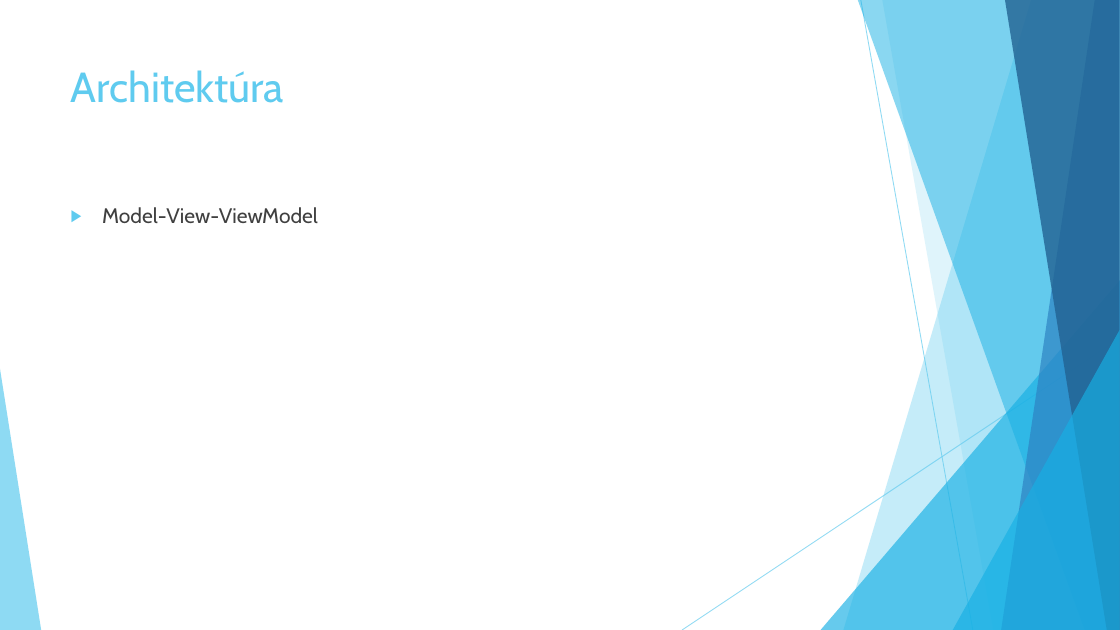
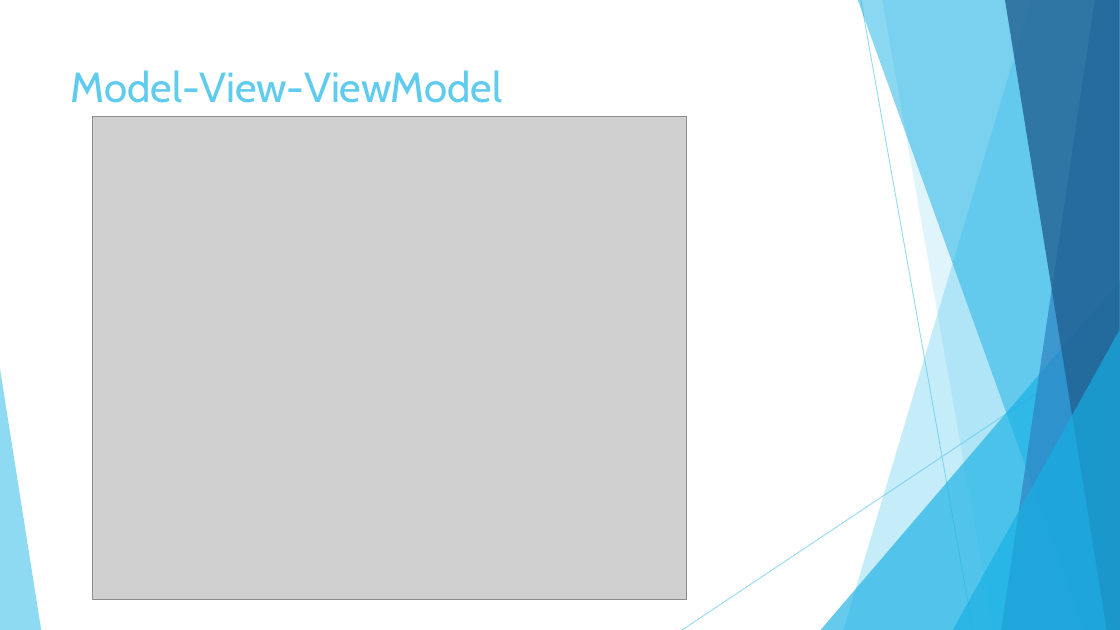
Before and after one commit to Maxtr0n/ShoppingListAndroid, a slide deck: slide 5 of bemutato.pptx (slide 3 before the commit). Drawn at 1120x630 pixels with LibreOffice and Linux fonts; fonts in the diff are those of the drawing; grey boxes stand for pictures. Boxes give left, top, right and bottom in pixels: in the first picture for what was removed or moved away, otherwise in the second. Text is boxed around its words. In the diff, an @@ line names an element or a change of style, - is before the commit and + after.

Commit message:
Presentation work

```diff
--- a/bemutato.pptx
+++ b/bemutato.pptx
@@ title at bbox=[71, 70, 503, 103]: text changed @@
-Architektúra
+Model-View-ViewModel
@@ picture added at bbox=[92, 117, 687, 599] @@
@@ text removed at bbox=[102, 207, 318, 223] @@
-▶ Model-View-ViewModel
```
Also in this commit, not shown: 2 other slides changed, 2 slides added, 1 slide removed, 1 other file.
